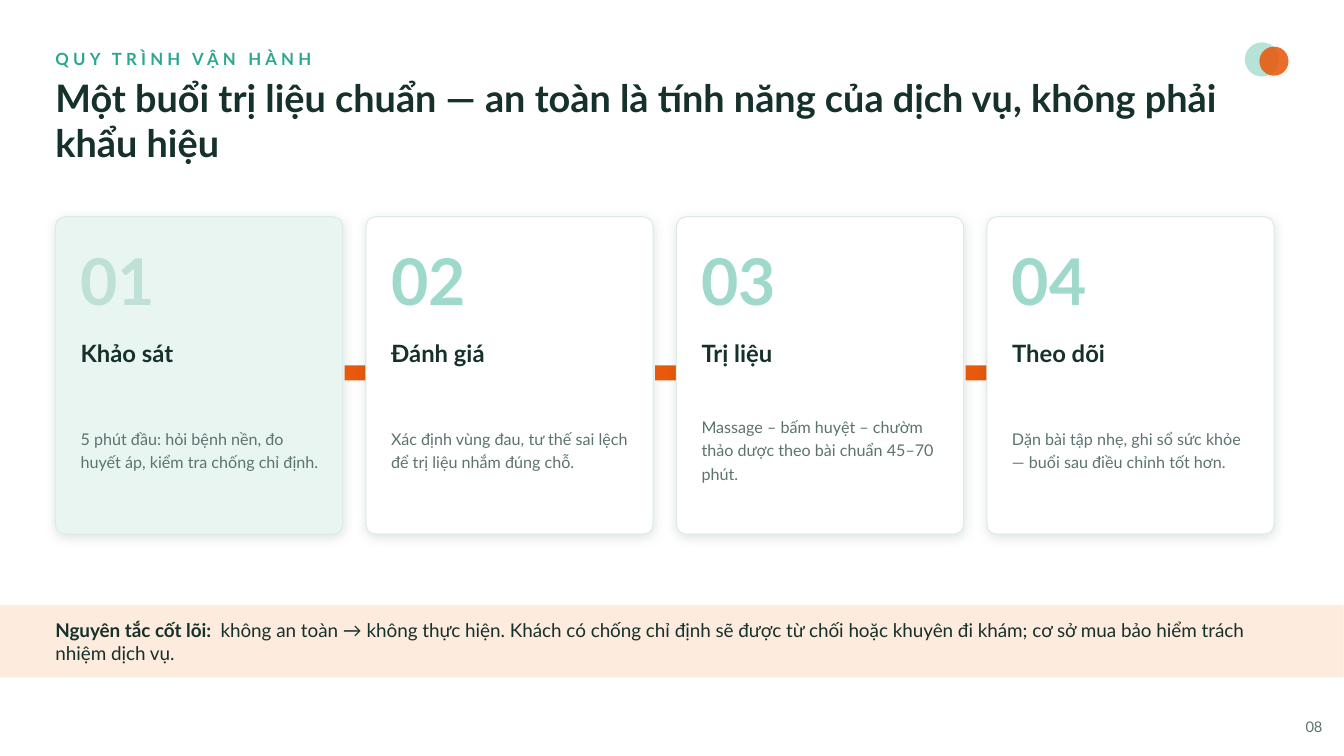
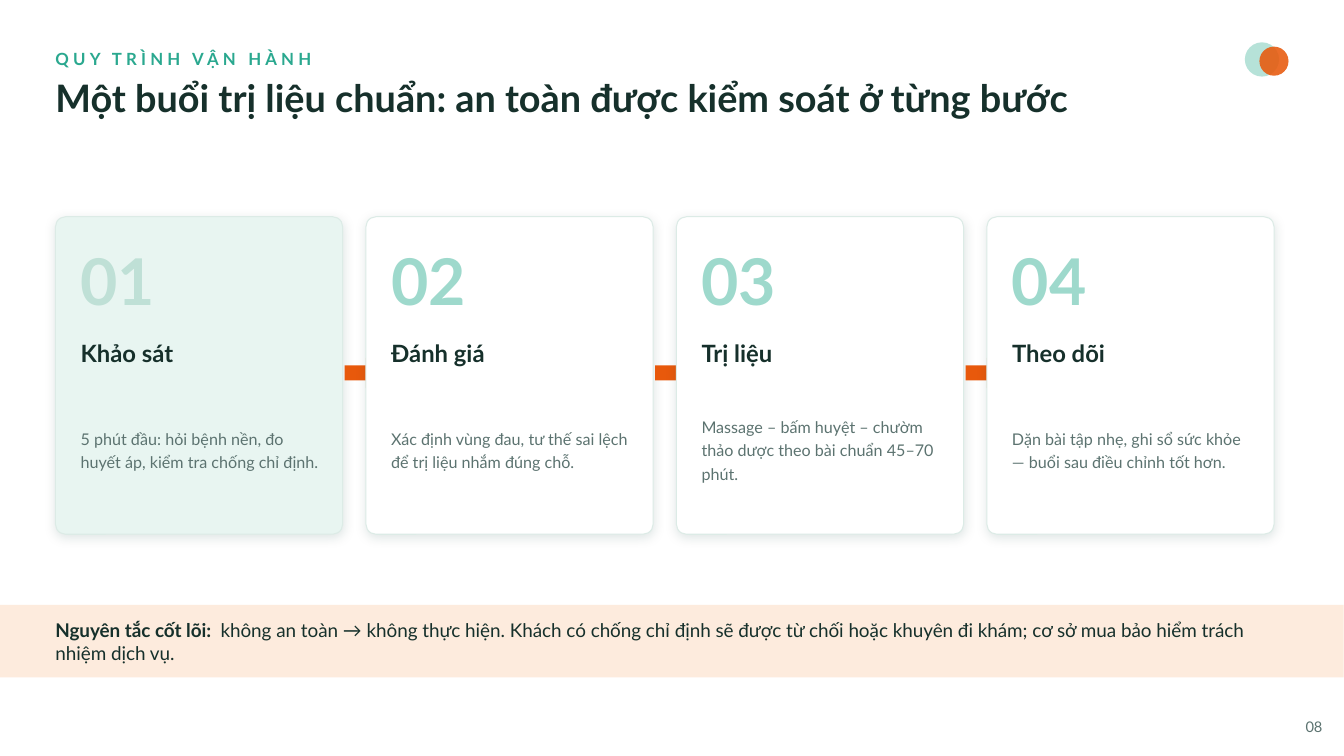
Before and after one commit to Hacogiye/CareTouch, a slide deck: slide 8 of CareTouch-deck.pptx. Drawn at 1344x756 pixels with LibreOffice and Linux fonts; fonts in the diff are those of the drawing. Boxes give left, top, right and bottom in pixels: in the first picture for what was removed or moved away, otherwise in the second. Text is boxed around its words. In the diff, an @@ line names an element or a change of style, - is before the commit and + after.

Commit message:
Xóa An Khang Đường; slide tự động hiện hết; cập nhật số liệu nhóm; thêm châm cứu
Nội dung:
- Xóa hoàn toàn "An Khang Đường" khỏi báo cáo, PPTX và web (bìa, mục lục, ch.1,
  Phụ lục B). Xóa 2 file gốc bao-cao-an-khang-duong.docx / slide-an-khang-duong.pptx.
- PPTX: mọi slide tự động hiện khi mở (không cần bấm chuột) như slide bìa/kết;
  add_anim.py sinh PLAN từ shape thật + chuẩn hóa id trùng (hết lỗi repair/mất hiệu ứng).
- Tài chính theo số liệu nhóm cập nhật: thuê 35tr/tháng, máy móc 12,8tr, đồng phục 10tr,
  dự phòng 25tr, quảng bá 15tr → CAPEX 306tr + vốn lưu động 130tr = tổng 436tr;
  chi phí cố định 73tr/tháng; hòa vốn T5, hoàn vốn 19-20 tháng.
- Châm cứu – cứu ngải (250.000đ) là dịch vụ bình thường: thêm vào bảng giá, PPTX,
  báo cáo và web (hero, bảng giá, form đặt lịch). Bỏ cách nói "bao gồm châm cứu".
- Biểu đồ tròn cơ cấu vốn 436tr (assets/chart_capital.png) đồng bộ DOCX/PPTX/HTML.
- Sửa ngôn từ lủng củng trên slide; landing: địa chỉ khách hàng đổi sang Hà Nội.

```diff
--- a/CareTouch-deck.pptx
+++ b/CareTouch-deck.pptx
@@ text at bbox=[55, 80, 1068, 119]: text changed @@
-Một buổi trị liệu chuẩn — an toàn là tính năng của dịch vụ, không phải khẩu hiệu
+Một buổi trị liệu chuẩn: an toàn được kiểm soát ở từng bước
```
Also in this commit, not shown: 10 other slides changed, 2 slides added, 12 other files.
